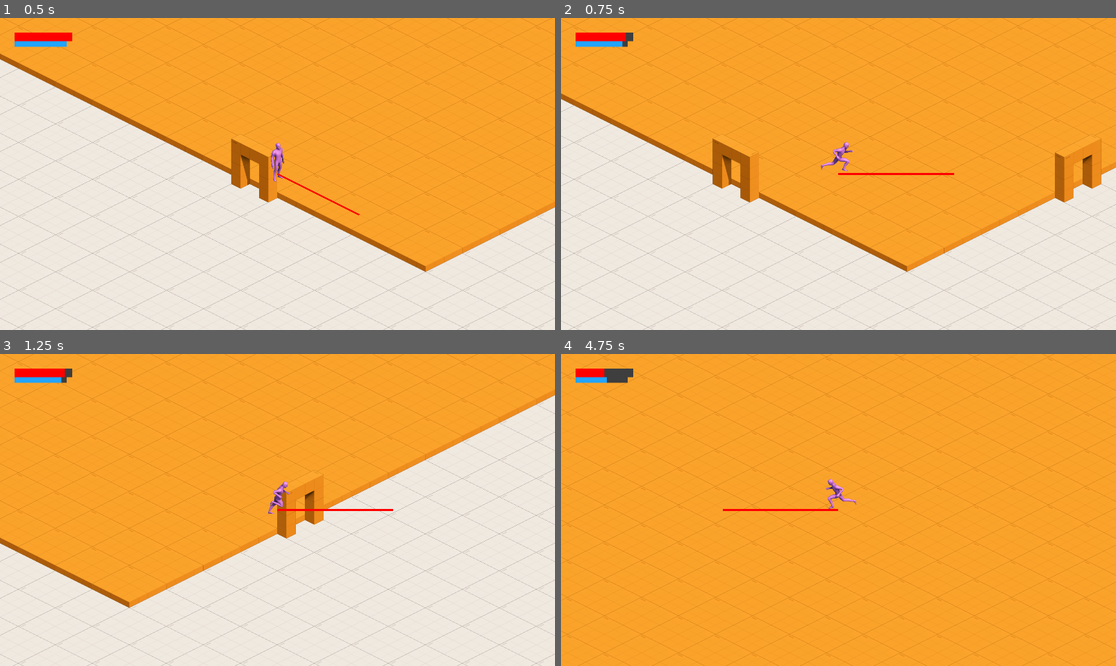
Above: before the commit, frames 1-4 (two rows, left to right).
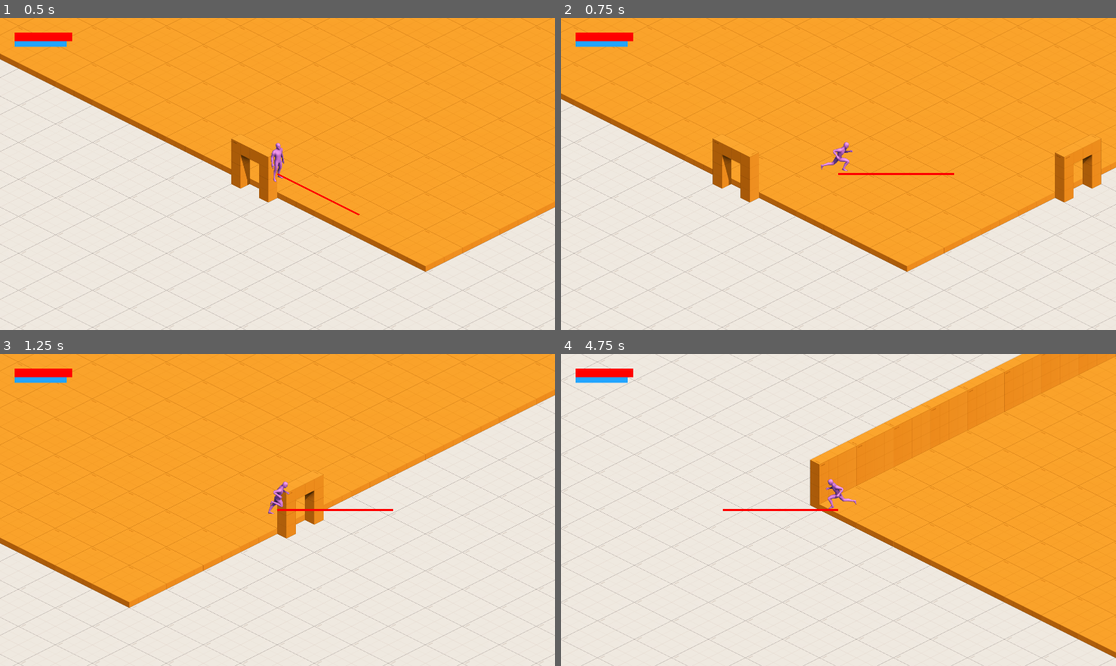
Above: after the commit, the same moments.

Repository: InjustFr/natures-champion
Game: Godot game, scene res://game.tscn
The game is run twice, just before and just after one commit, with the same random seed, the same clock (stepped at 60 frames per second) and the same inputs.
Inputs (mouse positions are in pixels of both pictures, inside the frame that each line leads up to):
- Up to frame 1 (0.5 s): no input
- Up to frame 2 (0.75 s): tap Enter at 0.5 s; move the mouse to (960, 158) at 0.52 s; hold D (move_right) from 0.53 s (still down); hold R (transform) from 0.53 s (still down); tap O (cast) at 0.6 s
- Up to frame 3 (1.25 s): keep holding D (move_right); keep holding R (transform)
- Up to frame 4 (4.75 s): move the mouse to (727, 525) at 1.27 s; release D (move_right) at 1.28 s; release R (transform) at 1.28 s; hold S (move_down) 1.28-2.03 s; tap R (transform) at 1.35, 2.3, 3.8 s; tap O (cast) at 1.55, 2.85, 4.55 s; move the mouse to (894, 441) at 2.02 s; press the mouse at (894, 441) at 2.03 s; hold D (move_right) 2.03-2.78 s; move the mouse to (810, 572) at 2.77 s; release the mouse at (810, 572) at 2.78 s; hold W (move_up) 2.78-3.53 s; move the mouse to (1005, 556) at 3.52 s; hold Space (dash) 3.53-4.28 s; hold A (move_left) from 3.53 s (still down); move the mouse to (672, 463) at 4.27 s; tap E (interact) at 4.35 s

Frame 1 is identical in both runs. In frame 2, less than 0.1% of the frame differs, in the area x 11-14%, y 4-10%; in frame 3, less than 0.1%; in frame 4, 69%, in the area x 0-100%, y 0-100%.
Error in both runs: Invalid access to property or key 'speed' on a base object of type 'Nil'. (res://entities/player/components/dashing_component.gd:19)

Commit message:
feat(core): add player upgrades

Diff:
--- a/entities/player/components/animal_transform_component.gd
+++ b/entities/player/components/animal_transform_component.gd
@@ -9,6 +9,7 @@
 @onready var cooldown_timer: Timer = $CooldownTimer
 
 var untransformed_stats: Stats = null
+var transformed: bool = false
 
 
 func _ready() -> void:
@@ -26,8 +27,10 @@
 	untransformed_stats = stats_component.stats
 	stats_component.stats = animal_transform.stats
 	transform_timer.start()
+	transformed = true
 
 
 func _stop_transformation() -> void:
 	stats_component.stats = untransformed_stats
 	cooldown_timer.start()
+	transformed = false
--- /dev/null
+++ b/entities/player/components/player_upgrades_component.gd
@@ -0,0 +1,34 @@
+class_name PlayerUpgradesComponent
+extends Node
+
+
+var upgrades: Array[PlayerUpgrade] = []
+
+@export var stats_component: StatsComponent
+@export var player: Player
+
+
+func apply_upgrade(upgrade: PlayerUpgrade) -> void:
+	stats_component.add_stats_upgrade(upgrade.stats)
+	stats_component.add_form_stats_upgrade(upgrade.form_stats)
+
+	if upgrade.upgrade_script:
+		var upgrade_script: PlayerUpgradeScript = upgrade.upgrade_script.new()
+		upgrade_script.on_add(player)
+
+	upgrades.push_back(upgrade)
+
+
+func remove_upgrade(upgrade: PlayerUpgrade) -> void:
+	var index: int = upgrades.find(upgrade)
+	if index == -1:
+		return
+
+	stats_component.remove_stats_upgrade(upgrade.stats)
+	stats_component.remove_form_stats_upgrade(upgrade.form_stats)
+
+	upgrades.remove_at(index)
+
+	if upgrade.upgrade_script:
+		var upgrade_script: PlayerUpgradeScript = upgrade.upgrade_script.new()
+		upgrade_script.on_remove(player)
--- a/entities/player/components/stats_component.gd
+++ b/entities/player/components/stats_component.gd
@@ -4,12 +4,54 @@
 
 signal stats_changed(new_stats: Stats)
 
-
+var base_stats: Stats
 @export var stats: Stats:
 	set(s):
-		stats = s
-		stats_changed.emit(s)
+		base_stats  = s
+		stats_changed.emit(_calculate_stats())
+	get():
+		return _calculate_stats()
+
+var stats_upgrade: Array[Stats] = []
+var form_stats_upgrade: Array[Stats] = []
 
 
-func _ready() -> void:
-	stats_changed.emit(stats)
+func _calculate_stats() -> Stats:
+	var upgrades: Array[Stats] = stats_upgrade
+	if base_stats.transformation_stats:
+		upgrades = form_stats_upgrade
+
+	var total_stats: Stats = base_stats.duplicate()
+
+	for s: Stats in upgrades:
+		total_stats.speed += s.speed
+
+	return total_stats
+
+
+func add_stats_upgrade(upgrade: Stats) -> void:
+	stats_upgrade.push_back(upgrade)
+	stats_changed.emit(_calculate_stats())
+
+
+func remove_stats_upgrade(upgrade: Stats) -> void:
+	var index: int = stats_upgrade.find(upgrade)
+	if index == 1:
+		return
+
+	stats_upgrade.remove_at(index)
+	stats_changed.emit(_calculate_stats())
+
+
+func add_form_stats_upgrade(upgrade: Stats) -> void:
+	stats_upgrade.push_back(upgrade)
+	stats_changed.emit(_calculate_stats())
+
+
+func remove_form_stats_upgrade(upgrade: Stats) -> void:
+	var index: int = stats_upgrade.find(upgrade)
+	if index == 1:
+		return
+
+	stats_upgrade.remove_at(index)
+	stats_changed.emit(_calculate_stats())
--- a/entities/player/player.gd
+++ b/entities/player/player.gd
@@ -8,14 +8,14 @@
 @onready var mana_component: ResourceComponent = $ManaComponent
 @onready var line: Line2D = $Line2D
 @onready var eight_direction_animated_sprite_component: EightDirectionAnimatedSpriteComponent = %EightDirectionAnimatedSpriteComponent
-
+@onready var player_upgrades_component: PlayerUpgradesComponent = $PlayerUpgradesComponent
+@onready var speed_upgrade: PlayerUpgrade = preload("res://entities/player/upgrades/speed_upgrade.tres")
 
 func _physics_process(_delta: float) -> void:
 	line.transform = Utils.transform_matrix * Transform2D(orientation_component.orientation.angle(), Vector2(0,0))
 
 	if Input.is_action_just_pressed("cast"):
-		health_component.current -= 5
-		mana_component.current -= 4
+		player_upgrades_component.apply_upgrade(speed_upgrade)
 
 	velocity = velocity_component.velocity
 
--- a/entities/player/player.tscn
+++ b/entities/player/player.tscn
@@ -12,6 +12,7 @@
 [ext_resource type="Script" path="res://entities/player/components/weapon_component.gd" id="13_6elsm"]
 [ext_resource type="PackedScene" uid="uid://bvytnhqr1pm0f" path="res://entities/player/components/animal_transform_component.tscn" id="14_mm6ol"]
 [ext_resource type="Resource" uid="uid://dc06r38ye75a" path="res://entities/player/resources/animal_transforms/fox_transform.tres" id="15_v8onr"]
+[ext_resource type="Script" path="res://entities/player/components/player_upgrades_component.gd" id="16_h4ngf"]
 [ext_resource type="Script" path="res://entities/player/components/dashing_component.gd" id="91_etbmg"]
 [ext_resource type="Script" path="res://entities/components/orientation_component.gd" id="93_0xdff"]
 [ext_resource type="Script" path="res://entities/player/components/player_input_component.gd" id="94_ccvjn"]
@@ -68,6 +69,10 @@
 script = ExtResource("3_hxrpy")
 _orientation_component = NodePath("../OrientationComponent")
 zero_vector = Vector2(0, -1)
+stats_component = NodePath("../StatsComponent")
+
+[node name="AnimalTransformComponent" parent="." node_paths=PackedStringArray("stats_component") instance=ExtResource("14_mm6ol")]
+animal_transform = ExtResource("15_v8onr")
 stats_component = NodePath("../StatsComponent")
 
 [node name="StatsComponent" type="Node" parent="."]
@@ -157,6 +162,7 @@
 spawning_entity = NodePath("..")
 stats_component = NodePath("../StatsComponent")
 
-[node name="AnimalTransformComponent" parent="." node_paths=PackedStringArray("stats_component") instance=ExtResource("14_mm6ol")]
-animal_transform = ExtResource("15_v8onr")
+[node name="PlayerUpgradesComponent" type="Node" parent="." node_paths=PackedStringArray("stats_component", "player")]
+script = ExtResource("16_h4ngf")
 stats_component = NodePath("../StatsComponent")
+player = NodePath("..")
--- a/entities/player/resources/stats/fox_stats.tres
+++ b/entities/player/resources/stats/fox_stats.tres
@@ -7,5 +7,8 @@
 [resource]
 script = ExtResource("1_m183d")
 speed = 1500.0
+bonus_damage = 0.0
+bonus_secondary_damage = 0.0
 weapon = ExtResource("3_ouixo")
 texture = ExtResource("2_uppd5")
+transformation_stats = true
--- a/entities/player/resources/stats/stats.gd
+++ b/entities/player/resources/stats/stats.gd
@@ -3,6 +3,9 @@
 extends Resource
 
 
-@export var speed: float;
+@export var speed: float
+@export var bonus_damage: float = 0
+@export var bonus_secondary_damage: float = 0
 @export var weapon: PackedScene
-@export var texture: SpriteFrames;
+@export var texture: SpriteFrames
+@export var transformation_stats: bool = false
--- /dev/null
+++ b/entities/player/upgrades/player_upgrade.gd
@@ -0,0 +1,7 @@
+class_name PlayerUpgrade
+extends Resource
+
+
+@export var stats: Stats
+@export var form_stats: Stats
+@export var upgrade_script: GDScript
--- /dev/null
+++ b/entities/player/upgrades/player_upgrade_script.gd
@@ -0,0 +1,9 @@
+class_name PlayerUpgradeScript
+
+
+func on_add(_player: Player) -> void:
+	pass
+
+
+func on_remove(_player: Player) -> void:
+	pass
--- /dev/null
+++ b/entities/player/upgrades/speed_upgrade.tres
@@ -0,0 +1,21 @@
+[gd_resource type="Resource" script_class="PlayerUpgrade" load_steps=5 format=3 uid="uid://cv3x51ys7nof3"]
+
+[ext_resource type="Script" path="res://entities/player/resources/stats/stats.gd" id="1_lqo3e"]
+[ext_resource type="Script" path="res://entities/player/upgrades/player_upgrade.gd" id="1_o2igc"]
+
+[sub_resource type="Resource" id="Resource_75mq2"]
+script = ExtResource("1_lqo3e")
+speed = 0.0
+bonus_damage = 0.0
+bonus_secondary_damage = 0.0
+
+[sub_resource type="Resource" id="Resource_bh0nl"]
+script = ExtResource("1_lqo3e")
+speed = 600.0
+bonus_damage = 0.0
+bonus_secondary_damage = 0.0
+
+[resource]
+script = ExtResource("1_o2igc")
+stats = SubResource("Resource_bh0nl")
+form_stats = SubResource("Resource_75mq2")
Not shown: 1 places in entities/player/player.tscn that only renumber resources
